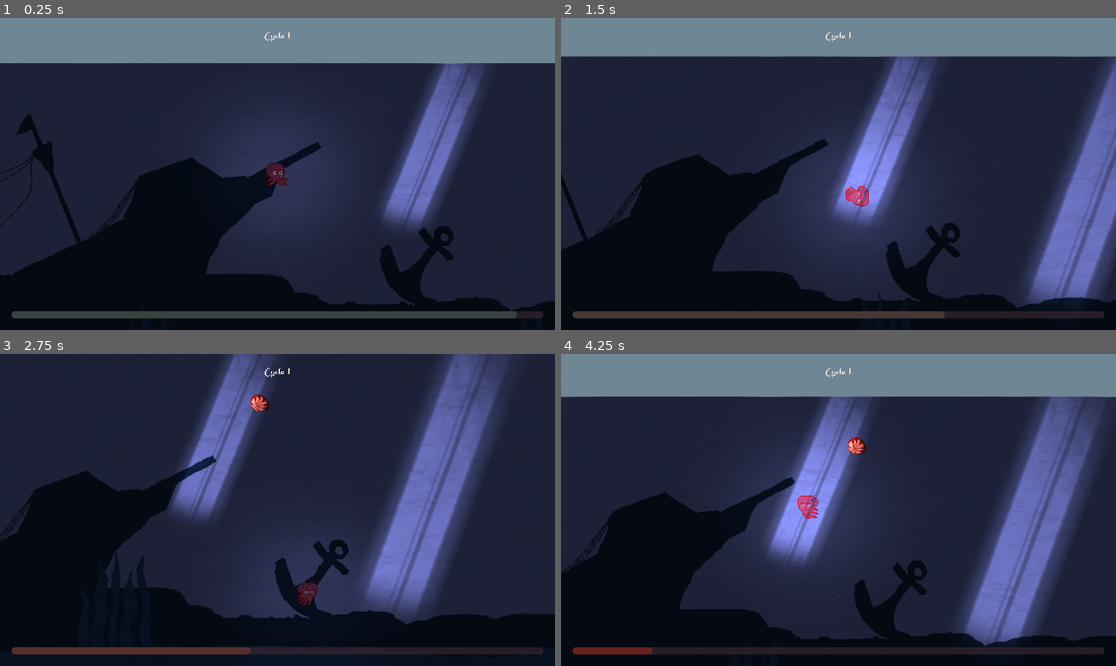
Above: before the commit, frames 1-4 (two rows, left to right).
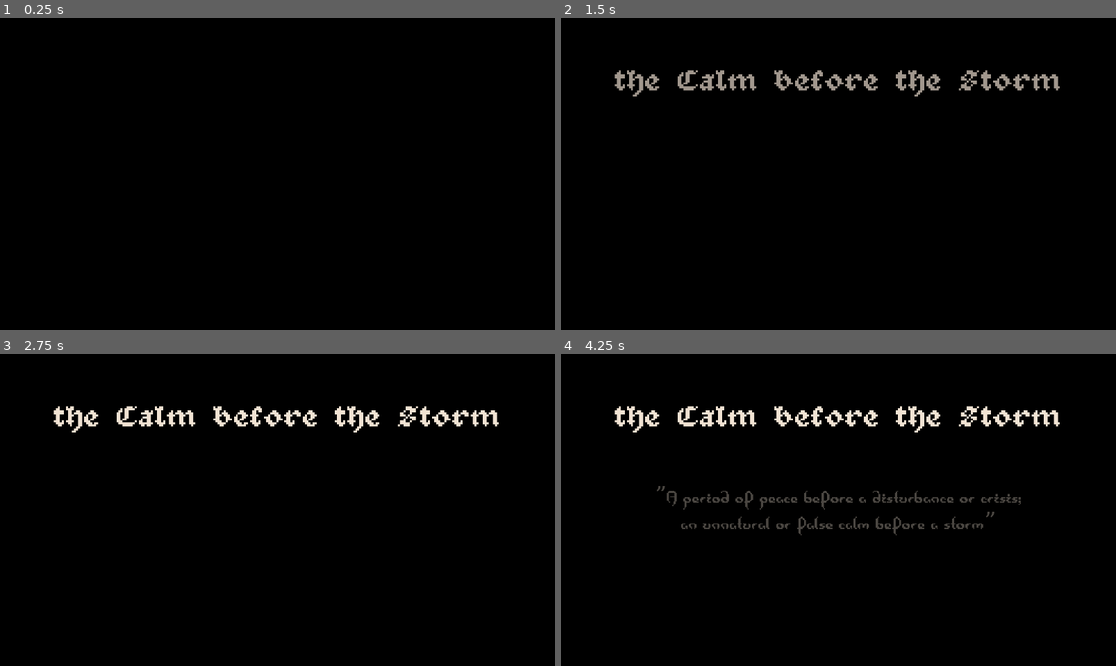
Above: after the commit, the same moments.

Repository: alfroids/tidal-storm
Game: Godot game, scene res://scenes/levels/intro.tscn
The game is run twice, just before and just after one commit, with the same random seed, the same clock (stepped at 60 frames per second) and the same inputs. Before the commit the project starts from res://scenes/levels/main.tscn.
Inputs:
- Up to frame 1 (0.25 s): no input
- Up to frame 2 (1.5 s): hold D (move_right) 0.53-1.28 s; tap Space (dash) at 0.6, 1.35 s; hold S (move_down) from 1.28 s (still down)
- Up to frame 3 (2.75 s): release S (move_down) at 2.03 s; hold D (move_right) from 2.03 s (still down); tap Space (dash) at 2.1 s
- Up to frame 4 (4.25 s): release D (move_right) at 2.78 s; hold W (move_up) 2.78-3.53 s; tap Space (dash) at 2.85, 3.6 s; hold A (move_left) from 3.53 s (still down)

The runs differ from the first frame. In frame 1, 80% of the frame differs, in the area x 0-100%, y 0-100%; in frame 2, 79%; in frame 3, 83%; in frame 4, 81%.

Commit message:
Set intro scene as main (again)

Diff:
--- a/project.godot
+++ b/project.godot
@@ -11,7 +11,7 @@
 [application]
 
 config/name="The Fish and The Storm"
-run/main_scene="res://scenes/levels/main.tscn"
+run/main_scene="res://scenes/levels/intro.tscn"
 config/features=PackedStringArray("4.3", "Forward Plus")
 config/icon="res://assets/icon.svg"
 
Not shown, added: export_presets.cfg
